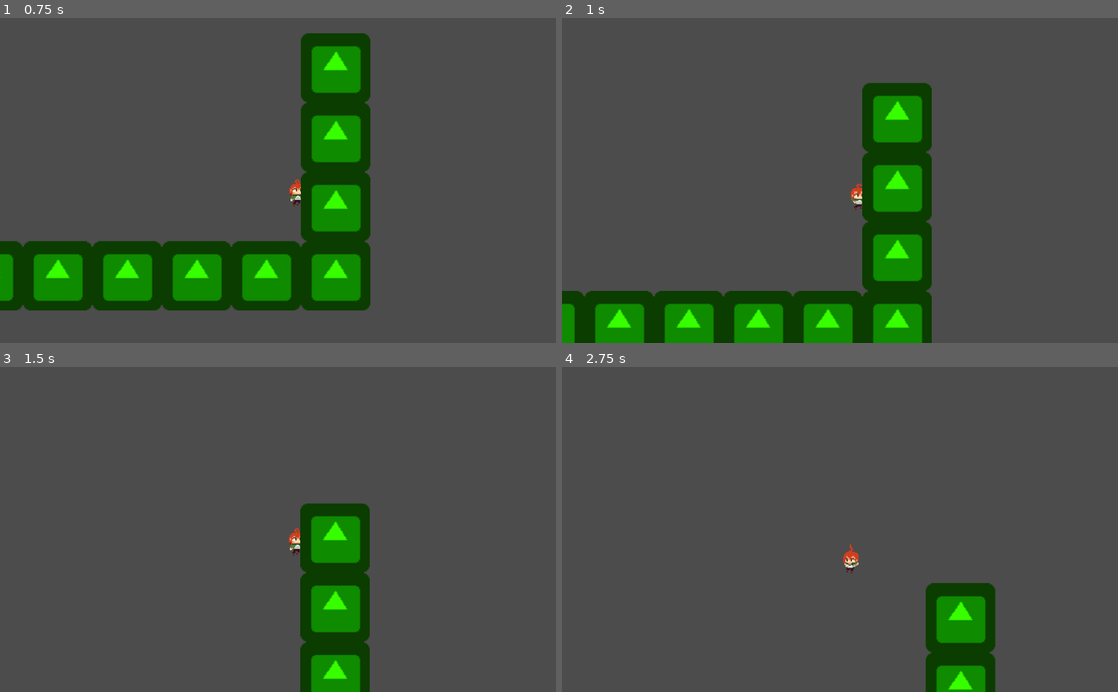
Above: before the commit, frames 1-4 (two rows, left to right).
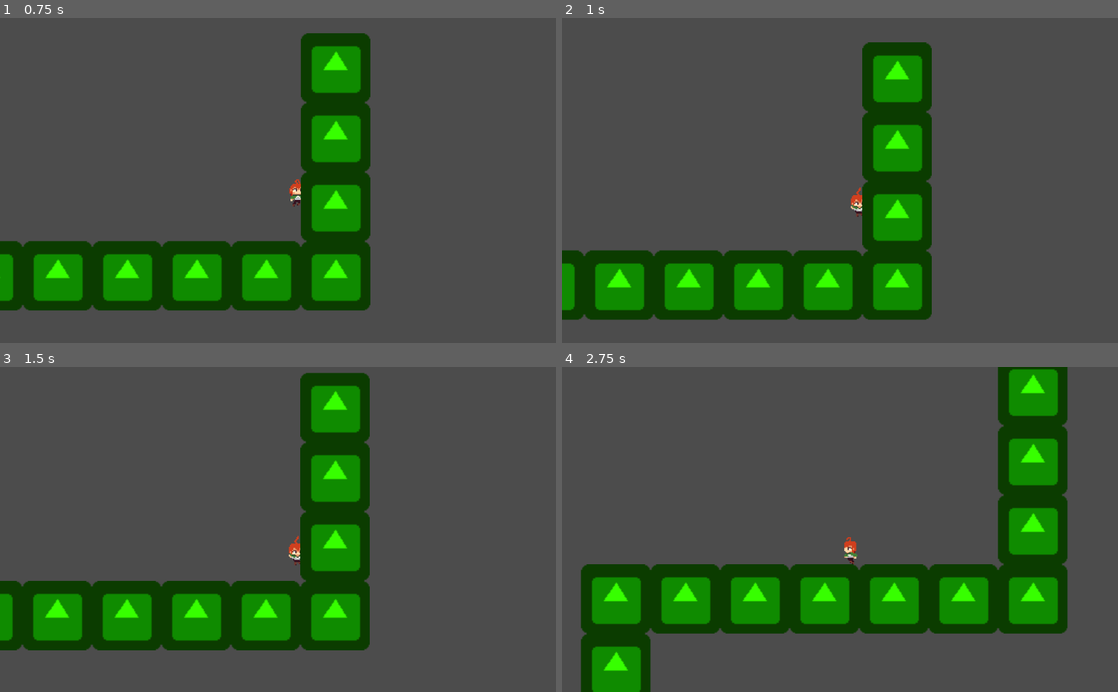
Above: after the commit, the same moments.

Repository: sethburch/Daynight
Game: Godot game, scene res://World.tscn
Same seed, same stepped clock (60 frames per second), same inputs: the game is played once before the commit and once after it. The engine's default icon, where the game draws it, is replaced by a stand-in: a white triangle on a blue panel in a dark square.
Inputs:
- Up to frame 1 (0.75 s): tap Enter at 0.5 s; hold D (move_right) from 0.53 s (still down); tap Space (jump) at 0.6 s
- Up to frame 2 (1 s): keep holding D (move_right); tap Space (jump) at 0.77 s
- Up to frame 3 (1.5 s): keep holding D (move_right); tap Space (jump) at 1.07, 1.35 s
- Up to frame 4 (2.75 s): tap Space (jump) at 1.52, 1.82, 2.1 s; release D (move_right) at 2.03 s; hold A (move_left) from 2.03 s (still down)

Frame 1 is identical in both runs. In frame 2, 21% of the frame differs, in the area x 0-67%, y 7-100%; in frame 3, 20%; in frame 4, 30%, in the area x 3-91%, y 0-100%.

Commit message:
movement fixes

Diff:
--- a/World.tscn
+++ b/World.tscn
@@ -274,7 +274,7 @@
 [node name="FireSprite" type="AnimatedSprite" parent="Fire Skull"]
 frames = SubResource( 13 )
 animation = "Idle"
-frame = 3
+frame = 1
 playing = true
 script = ExtResource( 48 )
 
--- a/scripts/Player.gd
+++ b/scripts/Player.gd
@@ -12,7 +12,7 @@
 const AIR_FRICTION = 0.05
 const GROUND_FRICTION = .3
 const JUMP_FALLOFF_SPEED = .5
-const JUMP_BUFFER = 6
+const JUMP_BUFFER = 8
 
 var motion = Vector2()
 var friction = false
@@ -21,7 +21,9 @@
 var new_anim = ""
 var facing_right = true
 var falling = false
+var coyote_jump_buffer = 0
 var jump_buffer = 0
+var jump_release_buffer = 0
 
 func _physics_process(delta):
 
@@ -38,18 +40,31 @@
 	if is_on_floor() and anim == "jump_fall":
 		new_anim = "squash"
 
-	if Input.is_action_just_pressed("jump"):
-		jump_buffer=JUMP_BUFFER
-	elif jump_buffer >= 0:
+	#coyote jump buffer
+	if is_on_floor():
+		coyote_jump_buffer = JUMP_BUFFER
+	if coyote_jump_buffer > 0:
+		coyote_jump_buffer-=1
+
+	#ground jump buffer
+	if Input.is_action_just_pressed("jump") and jump_buffer == 0:
+		jump_buffer = JUMP_BUFFER
+	if jump_buffer > 0:
 		jump_buffer-=1
 
+	#ground jump release buffer
+	if Input.is_action_just_released("jump") and jump_release_buffer == 0:
+		jump_release_buffer = JUMP_BUFFER
+	if jump_release_buffer > 0:
+		jump_release_buffer-=1
 
-	#if we're on the floor and press jump, then jump
-	if (is_on_floor() or jump_buffer > 0) and Input.is_action_just_pressed("jump"):
+	#if we're on the floor and press jump, then jump (includes buffer)
+	if (is_on_floor() or coyote_jump_buffer > 0) and (Input.is_action_just_pressed("jump") or jump_buffer > 0):
+		coyote_jump_buffer = 0
+		jump_buffer = 0
 		motion.y = -JUMP_SPEED
-		jump_buffer = 0
 		new_anim = "jump_inital"
-	#play animations in air
+	#play jump animations
 	elif !is_on_floor():
 		if motion.y > -100 and motion.y < 100:
 			new_anim = "jump_peak"
@@ -60,7 +75,8 @@
 			falling = true
 
 	#if we release the jump key while rising then cut off the jump
-	if Input.is_action_just_released("jump") and motion.y < 0:
+	if (Input.is_action_just_released("jump") or jump_release_buffer > 0) and motion.y < 0:
+		jump_release_buffer = 0
 		motion.y = lerp(motion.y, 0, JUMP_FALLOFF_SPEED)
 		new_anim = "jump_peak"
 
